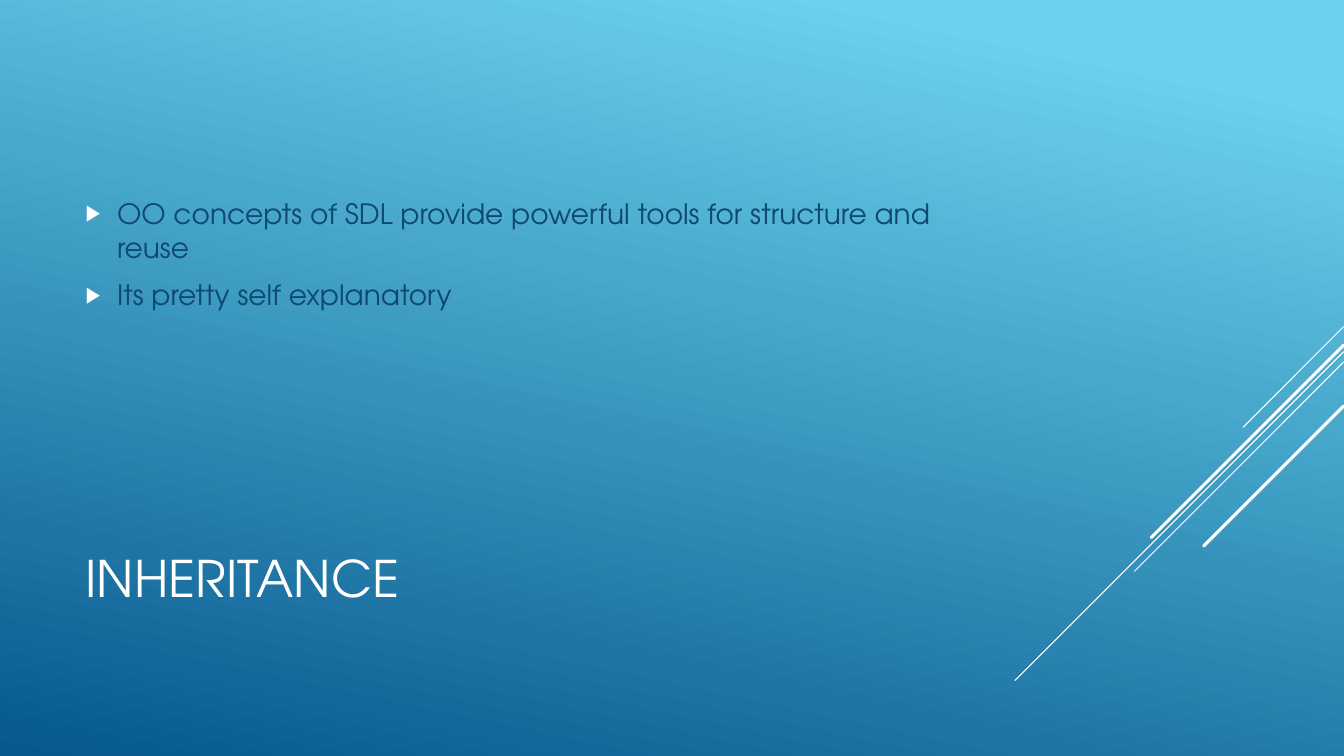
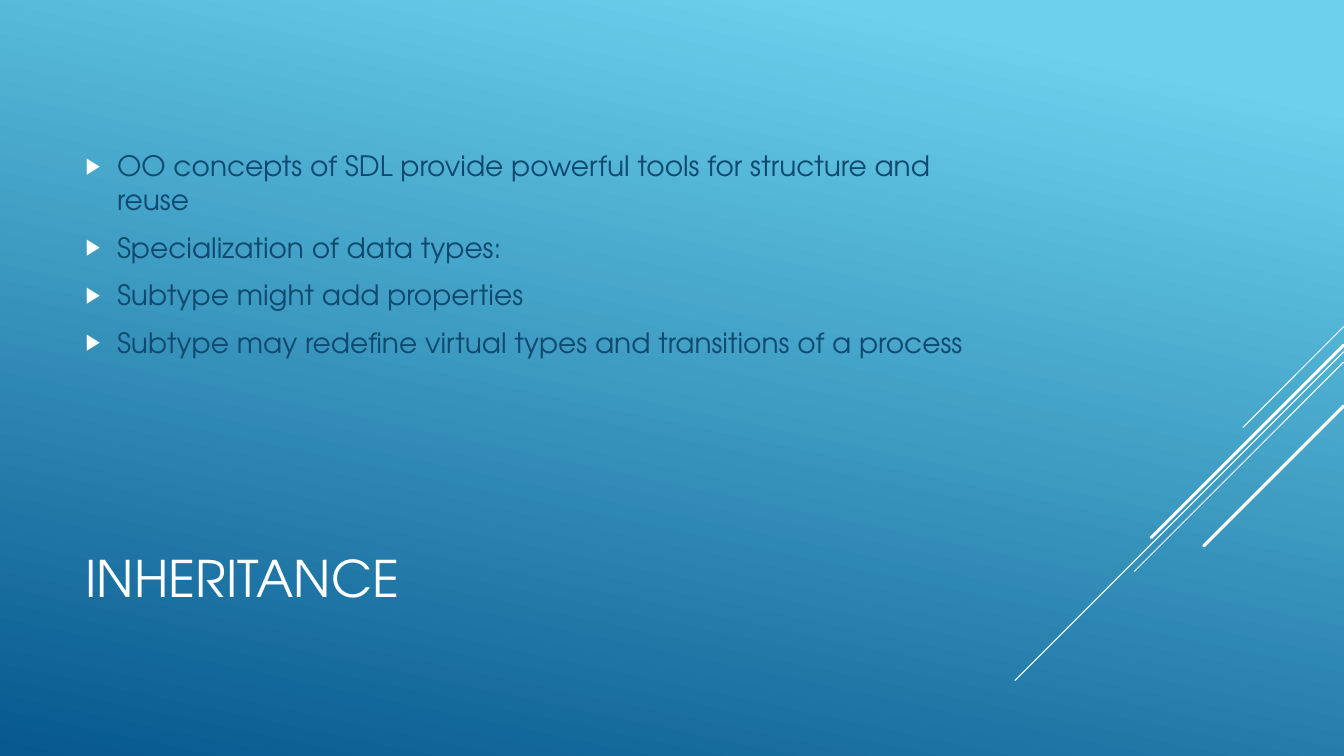
Before and after one commit to bmorale1/cpsc4175, a slide deck: slide 11 of Homework/SDL_IsaacMorales_cpsc4175.pptx. Drawn at 1344x756 pixels with LibreOffice and Linux fonts; fonts in the diff are those of the drawing. Boxes give left, top, right and bottom in pixels: in the first picture for what was removed or moved away, otherwise in the second. Text is boxed around its words. In the diff, an @@ line names an element or a change of style, - is before the commit and + after.

```diff
--- a/Homework/SDL_IsaacMorales_cpsc4175.pptx
+++ b/Homework/SDL_IsaacMorales_cpsc4175.pptx
@@ text at [117, 237, 962, 358]: text changed @@
-▶ Its pretty self explanatory
+▶ Specialization of data types:
+▶ Subtype might add properties
+▶ Subtype may redefine virtual types and transitions of a process
```
Also in this commit, not shown: 7 other slides changed.
